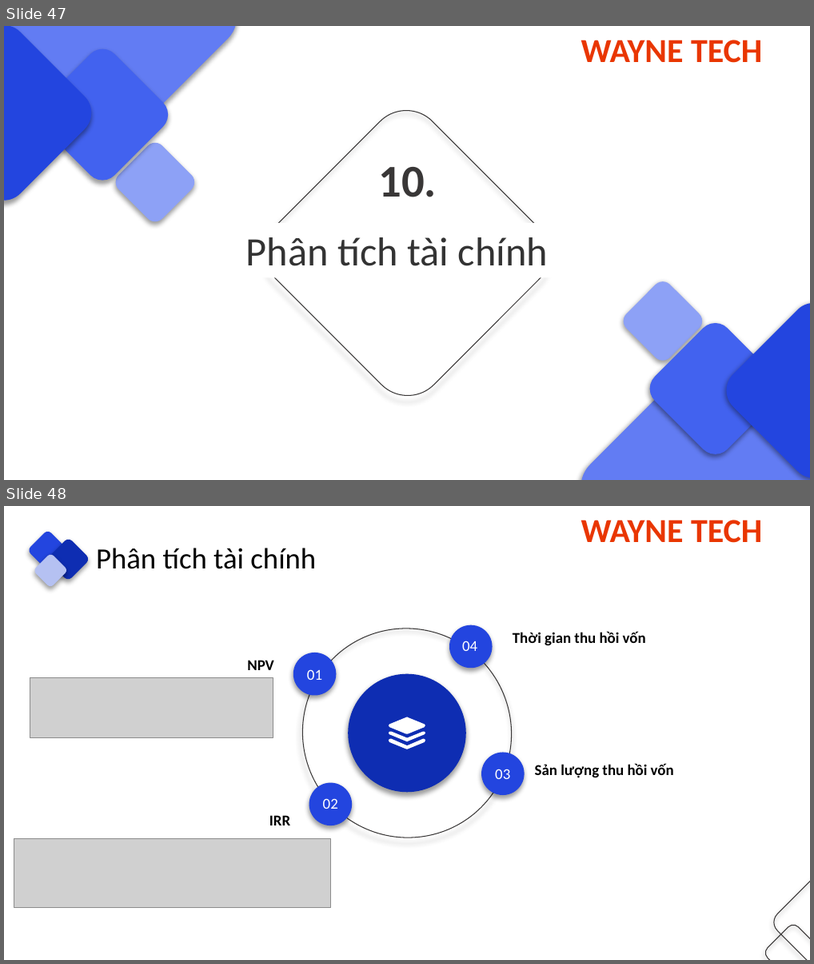
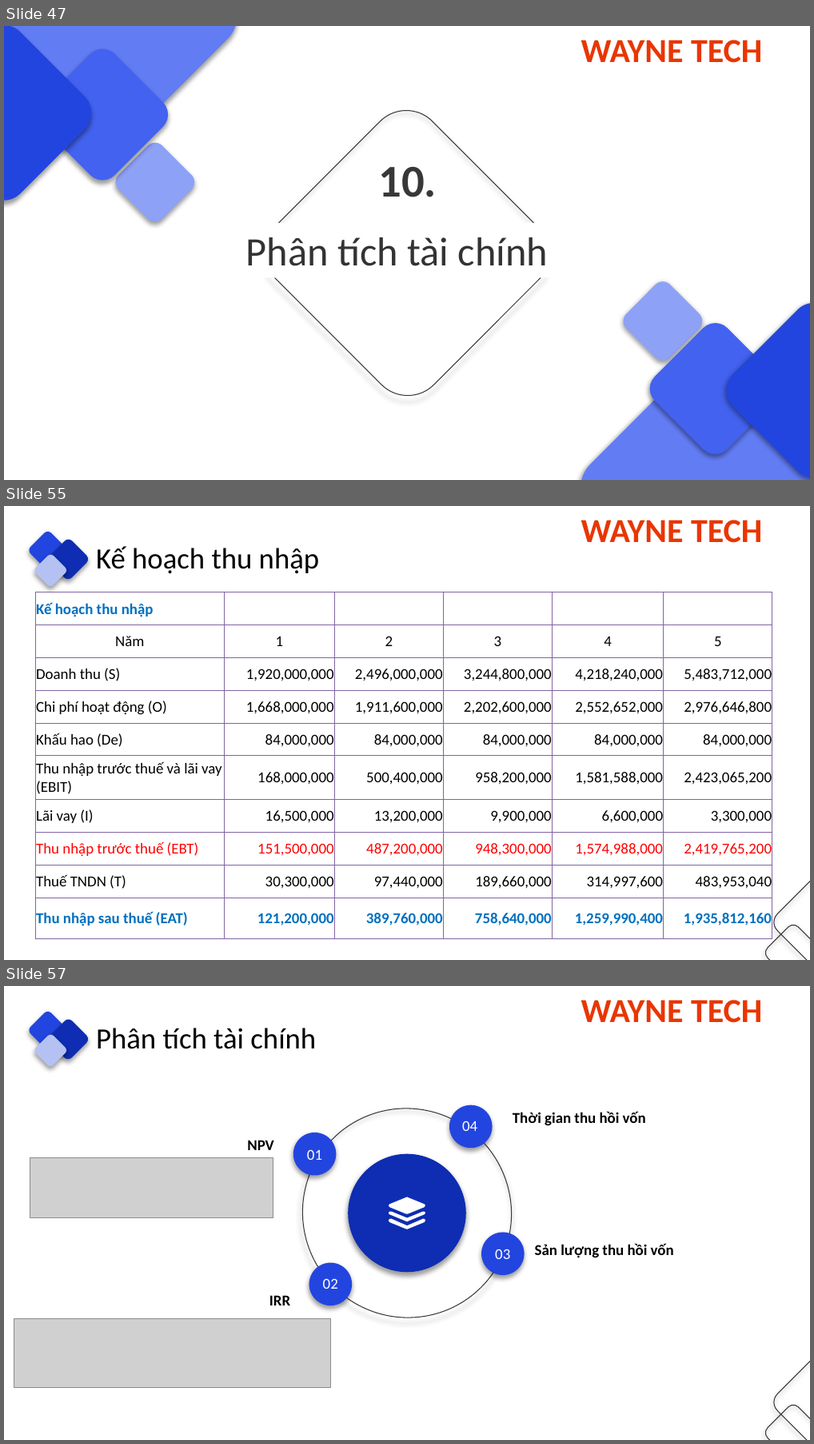
Before and after one commit to danglaiacc/kn, a slide deck: ppt/index.pptx. Shown one above the other, each under a label of ours: slides 47 and 48 before the commit, slides 47, 55 and 57 after it; the slides between them are not shown. The pictures are 814x964 and 814x1444 pixels, drawn with LibreOffice and Linux fonts; fonts in the diff are those of the drawing; grey boxes stand for pictures. Boxes give left, top, right and bottom in pixels: in the first picture for what was removed or moved away, otherwise in the second. Text is boxed around its words. In the diff, an @@ line names an element or a change of style, - is before the commit and + after.

```diff
--- a/ppt/index.pptx
+++ b/ppt/index.pptx
@@ slide 55 added at box(4, 506, 810, 960), background #FFFFFF; not listed: 6 template elements that a slide beside it also shows @@
@@ text added at box(96, 546, 320, 574), 35 pt, text #000000 @@
+Kế hoạch thu nhập
@@ table added at box(35, 592, 773, 939), 10 rows, 6 columns @@
+Kế hoạch thu nhập |  |  |  |  | 
+Năm | 1 | 2 | 3 | 4 | 5
+Doanh thu (S) | 1,920,000,000 | 2,496,000,000 | 3,244,800,000 | 4,218,240,000 | 5,483,712,000
+Chi phí hoạt động (O) | 1,668,000,000 | 1,911,600,000 | 2,202,600,000 | 2,552,652,000 | 2,976,646,800
+Khấu hao (De) | 84,000,000 | 84,000,000 | 84,000,000 | 84,000,000 | 84,000,000
+Thu nhập trước thuế và lãi vay (EBIT) | 168,000,000 | 500,400,000 | 958,200,000 | 1,581,588,000 | 2,423,065,200
+Lãi vay (I) | 16,500,000 | 13,200,000 | 9,900,000 | 6,600,000 | 3,300,000
+Thu nhập trước thuế (EBT) | 151,500,000 | 487,200,000 | 948,300,000 | 1,574,988,000 | 2,419,765,200
+Thuế TNDN (T) | 30,300,000 | 97,440,000 | 189,660,000 | 314,997,600 | 483,953,040
+Thu nhập sau thuế (EAT) | 121,200,000 | 389,760,000 | 758,640,000 | 1,259,990,400 | 1,935,812,160
@@ what was slide 48 is now slide 57 @@
```
Also in this commit, not shown: 4 slides changed, 8 other slides added, 7 other files.
